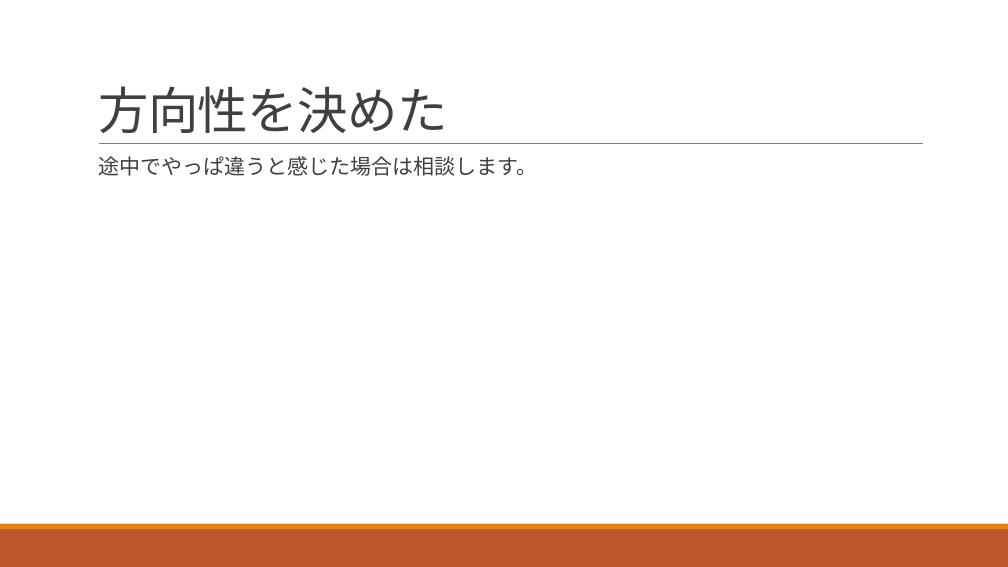
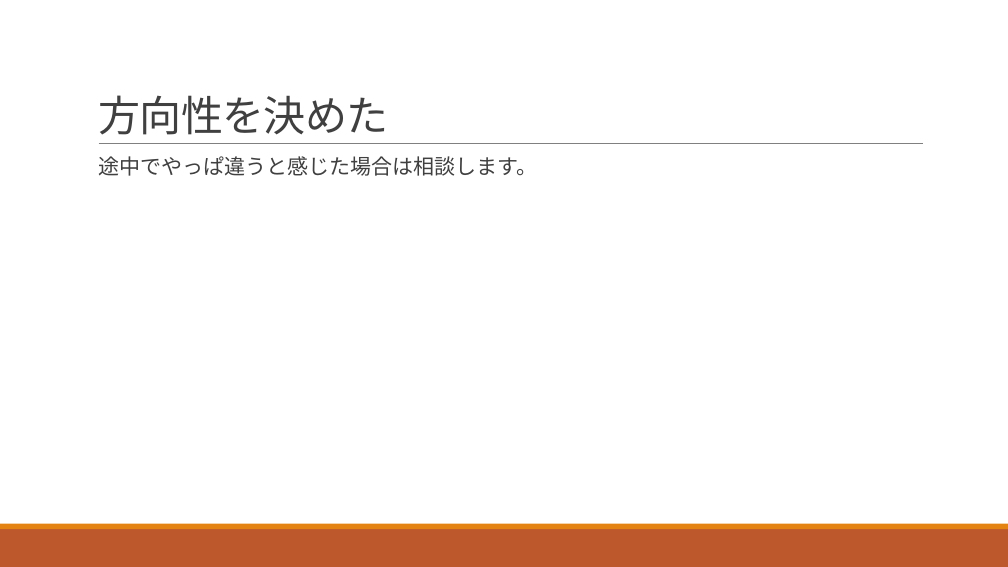
Before and after one commit to dhia-github/haselab-all, a slide deck: slide 4 of 20_発表資料/B4_上坂大樹_進捗報告１.pptx. Drawn at 1008x567 pixels with LibreOffice and Linux fonts; fonts in the diff are those of the drawing. Boxes give left, top, right and bottom in pixels: in the first picture for what was removed or moved away, otherwise in the second. Text is boxed around its words. In the diff, an @@ line names an element or a change of style, - is before the commit and + after.

```diff
--- a/20_発表資料/B4_上坂大樹_進捗報告１.pptx
+++ b/20_発表資料/B4_上坂大樹_進捗報告１.pptx
@@ title "方向性を決めた" at box(98, 95, 388, 135): size 48 to 40 pt @@
```
Also in this commit, not shown: 2 other slides changed, 2 slides added, 3 slides removed.
